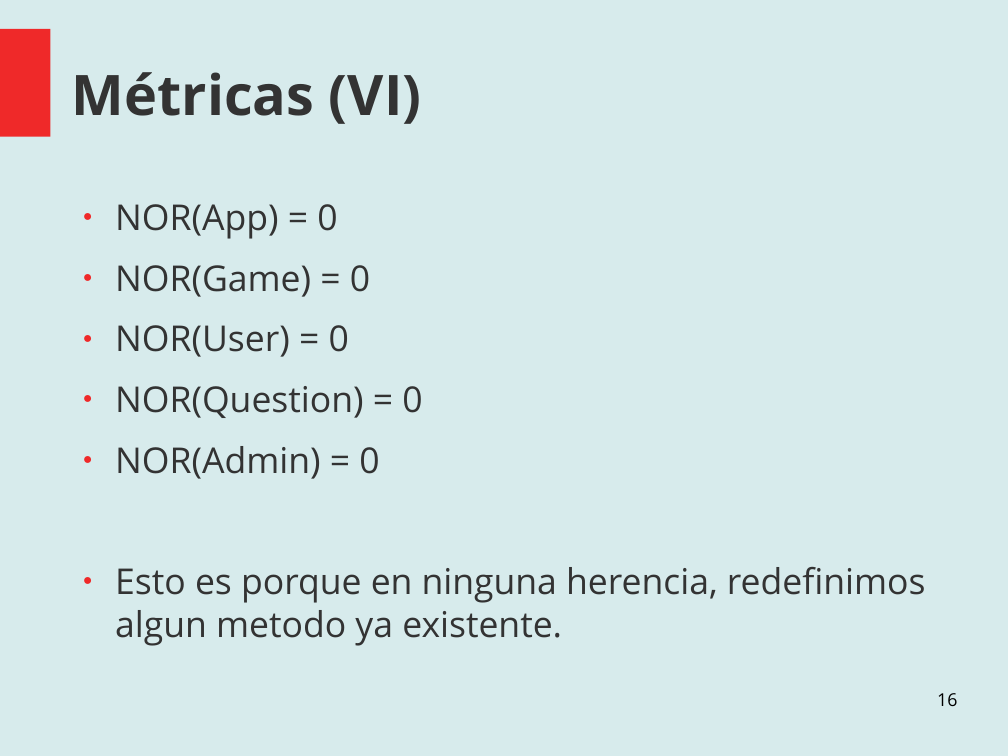
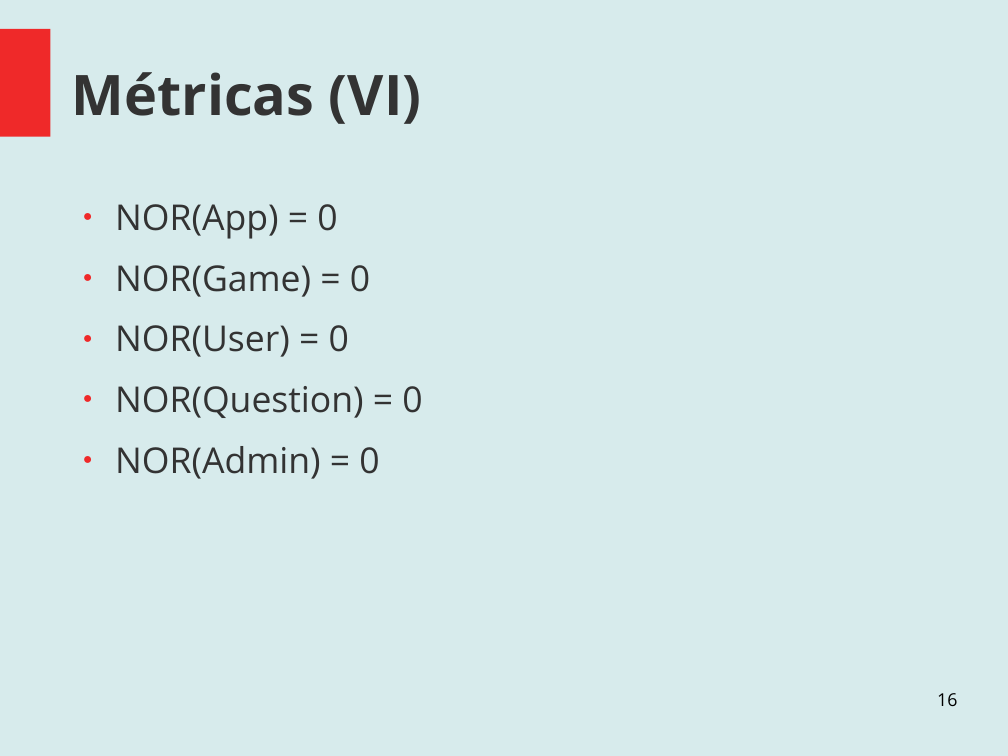
Before and after one commit to santiago-m/ProyectoAnalisisYDise-o, a slide deck: slide 16 of Documentation/Muestra de Avances.odp. Drawn at 1008x756 pixels with LibreOffice and Linux fonts; fonts in the diff are those of the drawing. Boxes give left, top, right and bottom in pixels: in the first picture for what was removed or moved away, otherwise in the second. Text is boxed around its words. In the diff, an @@ line names an element or a change of style, - is before the commit and + after.

```diff
--- a/Documentation/Muestra de Avances.odp
+++ b/Documentation/Muestra de Avances.odp
@@ text at bbox=[115, 567, 926, 646]: paragraph removed @@
-● Esto es porque en ninguna herencia, redefinimos algun metodo ya existente.
```
Also in this commit, not shown: 4 other slides changed.
